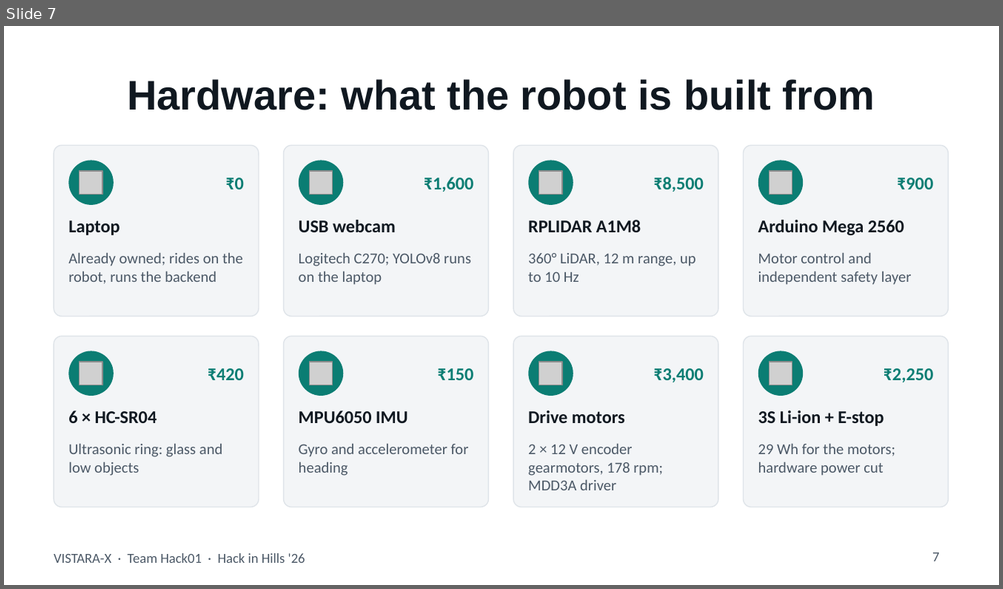
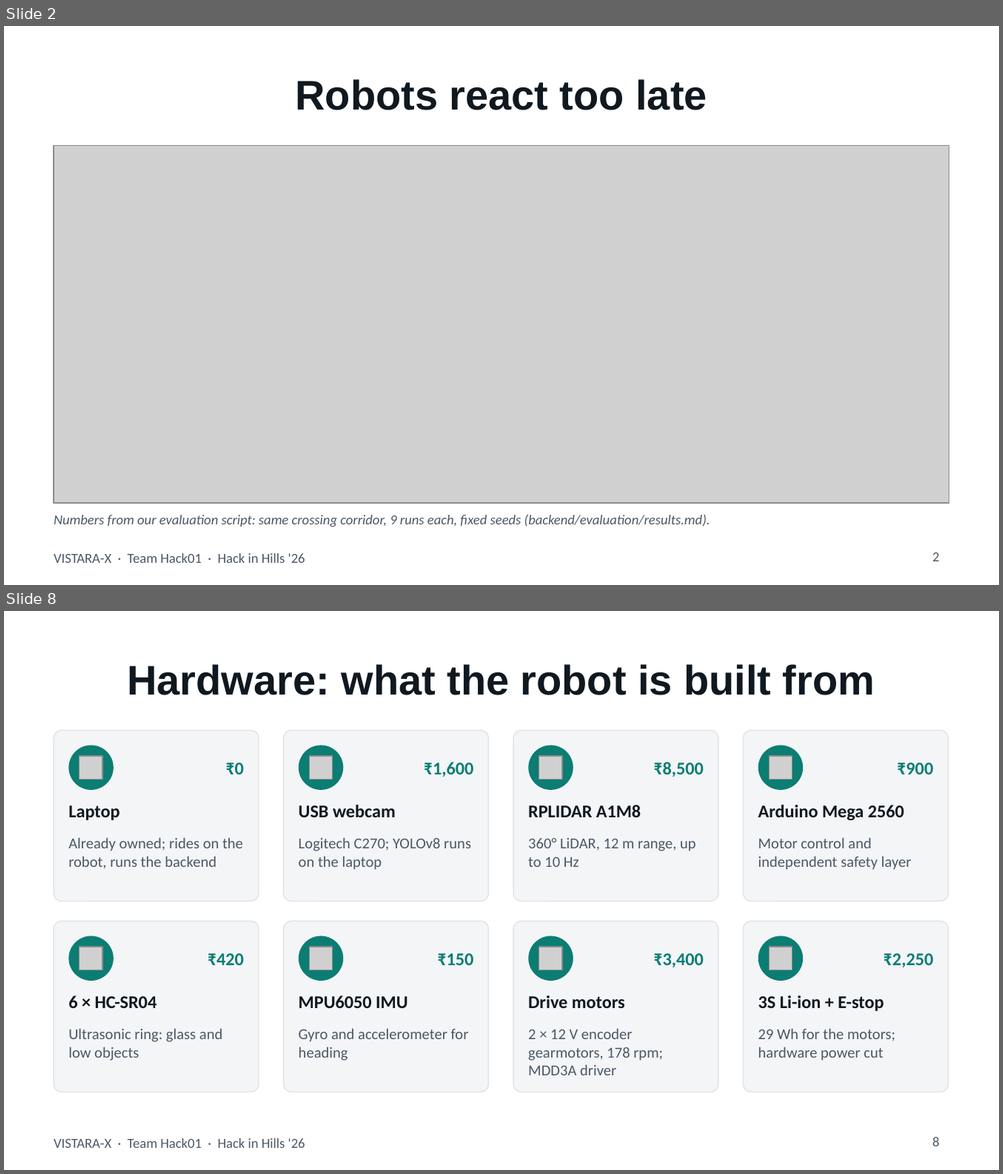
Before and after one commit to RiteshKumar2e/VISTARA-X, a slide deck: presentation/VISTARA-X_Hack01.pptx. Shown one above the other, each under a label of ours: slide 7 before the commit, slides 2 and 8 after it; the slides between them are not shown. The pictures are 1003x589 and 1003x1174 pixels, drawn with LibreOffice and Linux fonts; fonts in the diff are those of the drawing; grey boxes stand for pictures. Boxes give left, top, right and bottom in pixels: in the first picture for what was removed or moved away, otherwise in the second. Text is boxed around its words. In the diff, an @@ line names an element or a change of style, - is before the commit and + after.

```diff
--- a/presentation/VISTARA-X_Hack01.pptx
+++ b/presentation/VISTARA-X_Hack01.pptx
@@ slide 2 added at bbox=[4, 26, 999, 585], background #FFFFFF; not listed: 1 template element that a slide beside it also shows @@
@@ title added at bbox=[296, 79, 706, 110], 30 pt, text #101820, bold @@
+Robots react too late
@@ picture added at bbox=[54, 145, 949, 503] @@
@@ text added at bbox=[54, 514, 710, 527], 10 pt, text #4B5866, italic @@
+Numbers from our evaluation script: same crossing corridor, 9 runs each, fixed seeds (backend/evaluation/results.md).
@@ page number added at bbox=[932, 553, 939, 562], 10 pt, text #4B5866 @@
+2
@@ what was slide 7 is now slide 8 @@
@@ page number at bbox=[932, 1137, 939, 1147]: text changed @@
-7
+8
```
Also in this commit, not shown: 3 slides changed, 4 other slides added, 7 slides removed, 10 other files.
